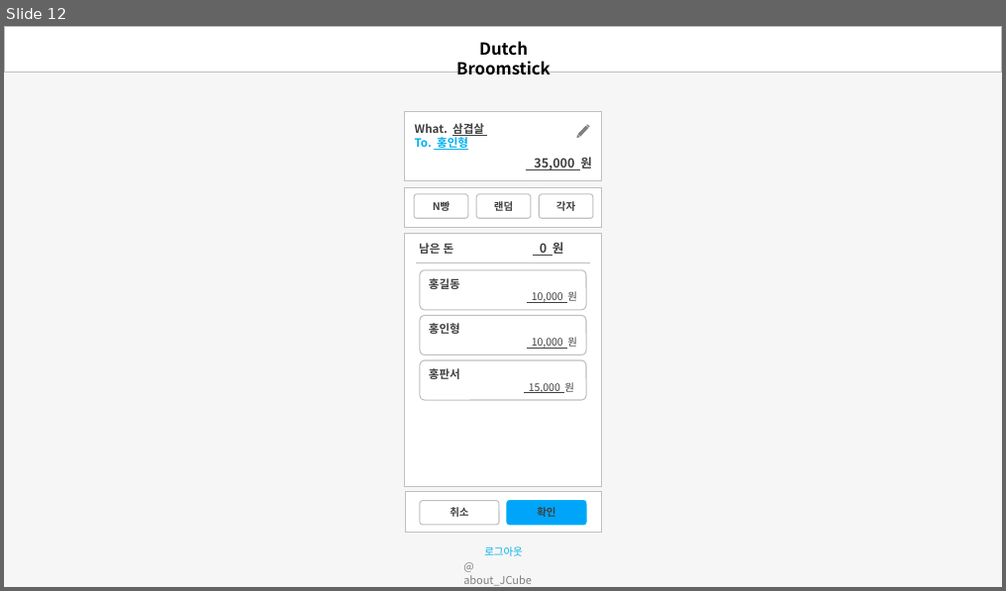
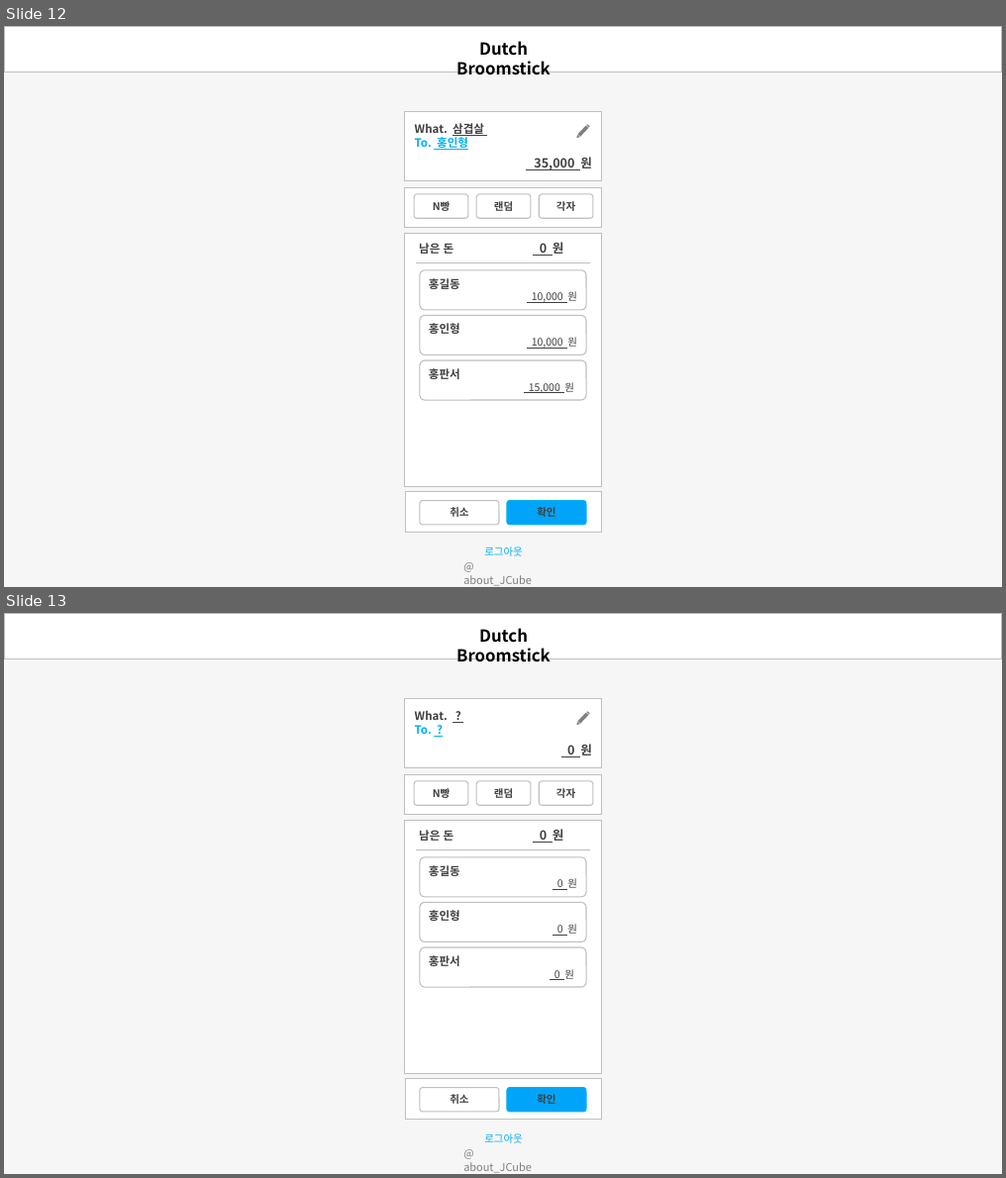
Before and after one commit to jtjun/DutchBroomstick, a slide deck: Documents/Design_Demo.pptx. Shown one above the other, each under a label of ours: slide 12 before the commit, slides 12 and 13 after it. The pictures are 1006x591 and 1006x1178 pixels, drawn with LibreOffice and Linux fonts; fonts in the diff are those of the drawing. Boxes give left, top, right and bottom in pixels: in the first picture for what was removed or moved away, otherwise in the second. Text is boxed around its words. In the diff, an @@ line names an element or a change of style, - is before the commit and + after.

```diff
--- a/Documents/Design_Demo.pptx
+++ b/Documents/Design_Demo.pptx
@@ slide 13 added at [4, 613, 1002, 1174], background #F6F6F6 @@
@@ rectangle added at [4, 613, 1002, 660], fill #FFFFFF, outline #BFBFBF 1 pt @@
@@ text added at [456, 628, 550, 663], 16 pt, text #000000, bold @@
+Dutch Broomstick
@@ rectangle added at [405, 698, 601, 767], fill #FFFFFF, outline #BFBFBF 1 pt @@
@@ rounded rectangle added at [405, 698, 602, 768], 11 pt, text #404040, bold @@
+What. ?
+To. ?
+0 원
@@ freeform shape added at [576, 711, 590, 727], fill #808080 @@
@@ rectangle added at [405, 774, 601, 815], fill #FFFFFF, outline #BFBFBF 1 pt @@
@@ rounded rectangle added at [414, 781, 468, 805], fill #FFFFFF, outline #BFBFBF 1 pt, 10 pt, text #404040, bold @@
+N빵
@@ rounded rectangle added at [476, 781, 531, 805], fill #FFFFFF, outline #BFBFBF 1 pt, 10 pt, text #404040, bold @@
+랜덤
@@ rounded rectangle added at [540, 781, 593, 805], fill #FFFFFF, outline #BFBFBF 1 pt, 10 pt, text #404040, bold @@
+각자
@@ rounded rectangle added at [404, 820, 601, 851], 11 pt, text #404040, bold @@
+남은 돈 0 원
@@ rectangle added at [405, 820, 601, 1073], fill #FFFFFF, outline #BFBFBF 1 pt @@
@@ line added from (416, 851) to (589, 851), #BFBFBF 0.5 pt @@
@@ rounded rectangle added at [420, 858, 586, 897], fill #FFFFFF, outline #BFBFBF 1 pt, 11 pt, text #404040, bold @@
+홍길동
+0 원
@@ rounded rectangle added at [420, 903, 586, 943], fill #FFFFFF, outline #BFBFBF 1 pt, 11 pt, text #404040, bold @@
+홍인형
+0 원
@@ rounded rectangle added at [420, 948, 586, 987], fill #FFFFFF, outline #BFBFBF 1 pt, 11 pt, text #404040, bold @@
+홍판서
+0 원
@@ rectangle added at [405, 1079, 602, 1120], fill #FFFFFF, outline #BFBFBF 1 pt @@
@@ rounded rectangle added at [420, 1087, 499, 1112], fill #FFFFFF, outline #BFBFBF 1 pt, 10 pt, text #404040, bold @@
+취소
@@ rounded rectangle added at [507, 1087, 586, 1112], fill #00A5FA, outline #00B0F0 1 pt, 10 pt, text #404040, bold @@
+확인
@@ text added at [484, 1134, 523, 1144], 10 pt, text #00B0F0 @@
+로그아웃
@@ text added at [463, 1162, 532, 1173], 10.5 pt, text #808080 @@
+@ about_JCube
```
Also in this commit, not shown: 3 slides changed, 1 other slide added.
